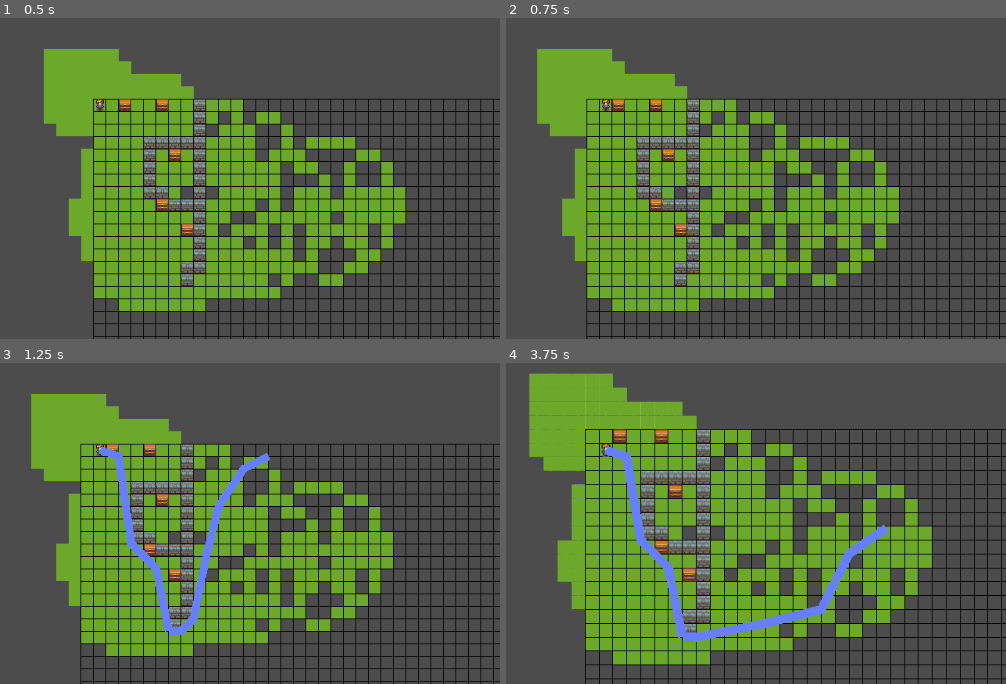
Above: before the commit, frames 1-4 (two rows, left to right).
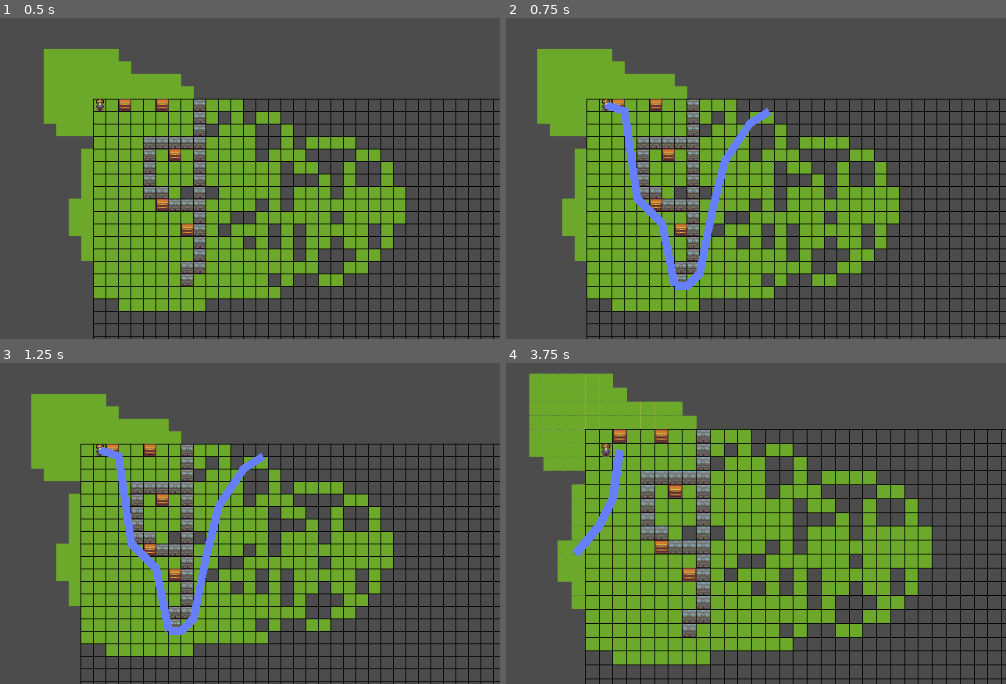
Above: after the commit, the same moments.

Repository: CalinDale/RogueGame
Game: Godot game, scene res://Scenes/game/Game.tscn
The game is run twice, just before and just after one commit, with the same random seed, the same clock (stepped at 60 frames per second) and the same inputs.
Inputs (mouse positions are in pixels of both pictures, inside the frame that each line leads up to):
- Up to frame 1 (0.5 s): no input
- Up to frame 2 (0.75 s): tap Enter at 0.5 s; move the mouse to (781, 82) at 0.52 s; press the mouse at (781, 82) at 0.53 s; hold D (move_east) from 0.53 s (still down)
- Up to frame 3 (1.25 s): keep holding D (move_east); right-click (275, 427) at 0.8 s
- Up to frame 4 (3.75 s): tap Middle mouse button (zoom_reset) every 0.75 s from 1.25 to 3.5 s; move the mouse to (outside the picture) at 1.27 s; release D (move_east) at 1.28 s; release the mouse at (outside the picture) at 1.28 s; hold S (move_south) 1.28-2.03 s; right-click (outside the picture) at 1.35 s; click (outside the picture) at 1.55 s; move the mouse to (outside the picture) at 2.02 s; press the mouse at (outside the picture) at 2.03 s; hold D (move_east) 2.03-2.78 s; right-click (outside the picture) at 2.3 s; move the mouse to (566, 542) at 2.77 s; release the mouse at (566, 542) at 2.78 s; hold W (move_north) 2.78-3.53 s; right-click (566, 542) at 2.85 s; click (566, 542) at 3.05 s; move the mouse to (846, 520) at 3.52 s; hold A (move_west) from 3.53 s (still down); hold Right mouse button (secondary_click) from 3.53 s (still down); tap Mouse wheel up (zoom_in) at 3.6 s

Frame 1 is identical in both runs. In frame 2, 2.2% of the frame differs, in the area x 19-53%, y 26-85%; in frame 3, less than 0.1%; in frame 4, 3.3%, in the area x 13-77%, y 25-87%.

Commit message:
Restructuring scene tree
See journal for details.

Diff:
--- a/Scenes/controller/Controller.gd
+++ b/Scenes/controller/Controller.gd
@@ -1,7 +1,7 @@
 extends Node
 
-onready var _pawn: Pawn = get_parent()
-onready var _move_pause: Timer = get_node("MovePause")
+onready var _Pawn: Pawn = get_parent()
+onready var _MovePause: Timer = get_node("MovePause")
 # onready var Controller: PackedScene = preload("res://Scenes/controller/Controller.tscn")
 
 var direction :Vector2 = Vector2()
@@ -15,12 +15,12 @@
 
 func _move_in_direction(input_direction: Vector2) -> void:
 	if input_direction != direction:
-		_move_pause.reset()
+		_MovePause.reset()
 	if input_direction != Vector2():
 		direction = input_direction
-		if _move_pause.is_stopped():
-			_move_pause.start()
-			_pawn.check_direction(direction)
+		if _MovePause.is_stopped():
+			_MovePause.start()
+			_Pawn.check_direction(direction)
 
 func _get_input_direction( event: InputEvent ) -> Vector2:
 	return Vector2(
--- a/Scenes/game/Game.tscn
+++ b/Scenes/game/Game.tscn
@@ -1,24 +1,26 @@
-[gd_scene load_steps=8 format=2]
+[gd_scene load_steps=9 format=2]
 
-[ext_resource path="res://scripts/ControllerManager.gd" type="Script" id=1]
+[ext_resource path="res://Scenes/gridManager/GridManager.gd" type="Script" id=1]
 [ext_resource path="res://Tilesets/basic_tiles.tres" type="TileSet" id=2]
 [ext_resource path="res://Scenes/game/Grid.gd" type="Script" id=3]
 [ext_resource path="res://Scenes/game/GridVisualizer.gd" type="Script" id=4]
 [ext_resource path="res://Scenes/player/Player.tscn" type="PackedScene" id=5]
 [ext_resource path="res://Scenes/pawn/Pawn.tscn" type="PackedScene" id=6]
-[ext_resource path="res://sprites/Lanea Zimmerman Tiny16 basic/characters.png" type="Texture" id=7]
+[ext_resource path="res://Scenes/gridManager/GridClicker.gd" type="Script" id=7]
+[ext_resource path="res://scripts/ControllerManager.gd" type="Script" id=8]
 
 [node name="Game" type="Node"]
 
-[node name="Navigation2D" type="Navigation2D" parent="."]
+[node name="Line2D" type="Line2D" parent="."]
+z_index = 2
+texture_mode = -1039925248
 
-[node name="ControllerManager" type="Node" parent="Navigation2D"]
+[node name="GridManager" type="Node" parent="."]
 script = ExtResource( 1 )
 
-[node name="Line2D" type="Line2D" parent="Navigation2D/ControllerManager"]
-texture_mode = -1039925248
+[node name="Nav" type="Navigation2D" parent="GridManager"]
 
-[node name="Grid" type="TileMap" parent="Navigation2D"]
+[node name="Grid" type="TileMap" parent="GridManager/Nav"]
 position = Vector2( 0, -1 )
 tile_set = ExtResource( 2 )
 cell_size = Vector2( 16, 16 )
@@ -26,20 +28,20 @@
 tile_data = PoolIntArray( -196612, 1, 0, -196611, 1, 0, -196610, 1, 0, -196609, 1, 0, -262144, 1, 0, -262143, 1, 0, -13 …(4785 unchanged characters)…
 script = ExtResource( 3 )
 
-[node name="GridVisualizer" type="Node2D" parent="Navigation2D/Grid"]
+[node name="GridVisualizer" type="Node2D" parent="GridManager/Nav/Grid"]
 script = ExtResource( 4 )
 
-[node name="Player" parent="Navigation2D/Grid" instance=ExtResource( 5 )]
+[node name="Player" parent="GridManager/Nav/Grid" instance=ExtResource( 5 )]
+editor/display_folded = true
 position = Vector2( 8, 8 )
 
-[node name="Pawn" parent="Navigation2D/Grid" instance=ExtResource( 6 )]
+[node name="Pawn" parent="GridManager/Nav/Grid" instance=ExtResource( 6 )]
+editor/display_folded = true
 position = Vector2( 88, 8 )
+z_index = 2
 
-[node name="Sprite" parent="Navigation2D/Grid/Pawn" index="0"]
-texture = ExtResource( 7 )
-region_enabled = true
-region_rect = Rect2( 160, 0, 16, 16 )
+[node name="GridClicker" type="Node" parent="GridManager"]
+script = ExtResource( 7 )
 
-[editable path="Navigation2D/Grid/Player"]
-
-[editable path="Navigation2D/Grid/Pawn"]
+[node name="ControllerManager" type="Node" parent="."]
+script = ExtResource( 8 )
--- a/Scenes/game/Grid.gd
+++ b/Scenes/game/Grid.gd
@@ -1,8 +1,6 @@
 extends TileMap
 
 onready var Obstacle: PackedScene = preload("res://Scenes/obstacle/Obstacle.tscn")
-
-signal pawn_clicked(pawn)
 
 var tile_size: Vector2 = get_cell_size()
 var half_tile_size: Vector2 = tile_size / 2
@@ -36,15 +34,6 @@
 	randomize()
 	_setup_children()
 	_setup_obstacles()
-
-func _unhandled_input(event: InputEvent) -> void:
-	if event.is_action_pressed("primary_click"):
-		var cell: CellData = _get_mouse_CellData()
-		if cell is CellData:
-			for n in cell.pawns:
-				if n is Pawn:
-					emit_signal("pawn_clicked", n)
-					return
 
 # Original Functions
 func _setup_children() -> void:
@@ -84,21 +73,19 @@
 	new_scene.position = (map_to_world(position) + half_tile_size)
 	_add_pawn(position, new_scene)
 
-func _get_mouse_CellData():
-	var cell = _grid.get(world_to_map(get_global_mouse_position()))
+func get_mouse_cell() -> Vector2:
+	return world_to_map(get_global_mouse_position())
+
+func get_pawn_at(position: Vector2):
+	var cell: CellData = _grid.get(position)
 	if cell is CellData:
-		return cell
+		for n in cell.pawns:
+			if n is Pawn:
+				return n
 
 func request_move(pawn: Pawn, direction: Vector2):
 	var cell_start: Vector2 = world_to_map(pawn.position)
 	var cell_target: Vector2 = cell_start + direction
-
-	#DEBUG STUFF
-	print(get_cell(cell_target.x, cell_target.y))
-
-	print(TILES.get(get_cell(cell_target.x, cell_target.y)).name)
-	print(TILES.get(get_cell(cell_target.x, cell_target.y)).collision)
-
 
 	#FIRST, check if the pawn ignores collision.
 	if pawn.collision == Pawn.COLLISION_LAYERS.NONE:
--- a/Scenes/game/GridVisualizer.gd
+++ b/Scenes/game/GridVisualizer.gd
@@ -1,6 +1,6 @@
 extends Node2D
 
-onready var grid = get_parent()
+onready var _Grid = get_parent()
 
 func _ready():
 	modulate = Color(0,0,0,1)
@@ -11,10 +11,10 @@
 	var window_size = OS.get_window_size()
 
 	for x in range(150 + 1):
-		var col_pos = x * grid.tile_size.x
-		var limit = 150 * grid.tile_size.y
+		var col_pos = x * _Grid.tile_size.x
+		var limit = 150 * _Grid.tile_size.y
 		draw_line(Vector2(col_pos, 0), Vector2(col_pos, limit), LINE_COLOR, LINE_WIDTH)
 	for y in range(150+ 1):
-		var row_pos = y * grid.tile_size.y
-		var limit = 150 * grid.tile_size.x
+		var row_pos = y * _Grid.tile_size.y
+		var limit = 150 * _Grid.tile_size.x
 		draw_line(Vector2(0, row_pos), Vector2(limit, row_pos), LINE_COLOR, LINE_WIDTH)
--- /dev/null
+++ b/Scenes/gridManager/GridClicker.gd
@@ -0,0 +1,32 @@
+extends Node
+
+# Declare member variables here. Examples:
+signal pawn_clicked(pawn)
+signal cell_clicked(cell)
+onready var _Grid = get_parent().Grid
+
+
+# Called when the node enters the scene tree for the first time.
+func _ready():
+	pass # Replace with function body.
+
+# Called every frame. 'delta' is the elapsed time since the previous frame.
+#func _process(delta):
+#	pass
+
+func _unhandled_input(event: InputEvent) -> void:
+	if event.is_action_pressed("primary_click"):
+		var clicked_cell = _get_clicked_cell()
+		emit_signal("cell_clicked", clicked_cell)
+		var clicked_pawn = _get_clicked_pawn()
+		if clicked_pawn:
+			emit_signal("pawn_clicked", clicked_pawn)
+			return
+
+func _get_clicked_cell() -> Vector2:
+	var clicked_cell: Vector2 = get_node("../Nav/Grid").get_mouse_cell()
+	return clicked_cell
+
+func _get_clicked_pawn() -> Pawn:
+	var clicked_pawn: Pawn = get_node("../Nav/Grid").get_pawn_at(_get_clicked_cell())
+	return clicked_pawn
--- /dev/null
+++ b/Scenes/gridManager/GridManager.gd
@@ -0,0 +1,17 @@
+extends Node
+
+# Declare member variables here. Examples:
+onready var Grid: TileMap = $Nav/Grid
+onready var Nav: Navigation2D = $Nav
+onready var GridClicker: Node = $GridClicker
+
+#Temp
+onready var PlayerController: Node = $Nav/Grid/Player/Controller
+
+# Called when the node enters the scene tree for the first time.
+func _ready():
+	pass # Replace with function body.
+
+# Called every frame. 'delta' is the elapsed time since the previous frame.
+#func _process(delta):
+#	pass
--- a/Scenes/pawn/Pawn.gd
+++ b/Scenes/pawn/Pawn.gd
@@ -5,7 +5,7 @@
 enum COLLISION_LAYERS {NONE = 0, NORMAL}
 export(COLLISION_LAYERS) var collision = COLLISION_LAYERS.NORMAL
 
-onready var _grid: TileMap = get_parent()
+onready var _Grid: TileMap = get_parent()
 
 export(int) var _health: int = 10
 export(int) var _damage: int = 2
@@ -15,7 +15,7 @@
 	pass # Replace with function body.
 
 func check_direction(direction: Vector2) -> void:
-	var target = _grid.request_move(self, direction)
+	var target = _Grid.request_move(self, direction)
 	if target is Vector2:
 		move_to(target)
 	elif target is Node2D:         #This should maybe be changed to pawn. not possible yet, it should be made possible.
--- a/scripts/ControllerManager.gd
+++ b/scripts/ControllerManager.gd
@@ -1,33 +1,37 @@
 extends Node
 
 # Declare member variables here.
-const GRID_PATH: NodePath = NodePath("../Grid")
-const START_CONTROLLER_PATH: NodePath = NodePath("../Grid/Player/Controller")
+#const GRID_PATH: NodePath = NodePath("../Grid")
+#const START_CONTROLLER_PATH: NodePath = NodePath("../Grid/Player/Controller")
 
-onready var nav_2d: Navigation2D = get_parent()
-onready var line_2d: Line2D = $Line2D
+onready var GridManager: Node = $"../GridManager"
+
+#onready var nav_2d: Navigation2D = get_parent()
+onready var line_2d: Line2D = $"../Line2D"
 
 var controller: Node
 
 # Called when the node enters the scene tree for the first time.
 func _ready():
-	get_node(GRID_PATH).connect("pawn_clicked", self, "_on_Grid_pawn_clicked")
-	controller = get_node(START_CONTROLLER_PATH)
+	GridManager.GridClicker.connect("pawn_clicked", self, "_on_GridClicker_pawn_clicked")
+	GridManager.GridClicker.connect("cell_clicked", self, "_on_GridClicker_cell_clicked")
+	controller = GridManager.PlayerController
 	pass # Replace with function body.
 
-func _on_Grid_pawn_clicked(clicked_pawn: Pawn):
+func _on_GridClicker_pawn_clicked(clicked_pawn: Pawn) -> void:
+	print("pawn_clicked")
 	_move_controller_to_pawn(clicked_pawn)
 
-func _move_controller_to_pawn(target_pawn: Pawn):
+func _move_controller_to_pawn(target_pawn: Pawn) -> void:
 	var new_controller: Node = preload("res://Scenes/controller/Controller.tscn").instance()
 	target_pawn.add_child(new_controller)
 	controller.queue_free()
 	controller = new_controller
 
-func _unhandled_input(event: InputEvent) -> void:
-	if event.is_action_pressed("secondary_click"):
-		var new_path = nav_2d.get_simple_path(controller.global_position, $"../Grid".get_global_mouse_position())
-		line_2d.points = new_path
+func _on_GridClicker_cell_clicked(cell: Vector2) -> void:
+	var new_path = $"../GridManager/Nav".get_simple_path(controller.global_position, $"../GridManager/Nav/Grid".get_global_mouse_position())
+	print("cell_clicked" + str(cell))
+	line_2d.points = new_path
 
 # Called every frame. 'delta' is the elapsed time since the previous frame.
 #func _process(delta):
